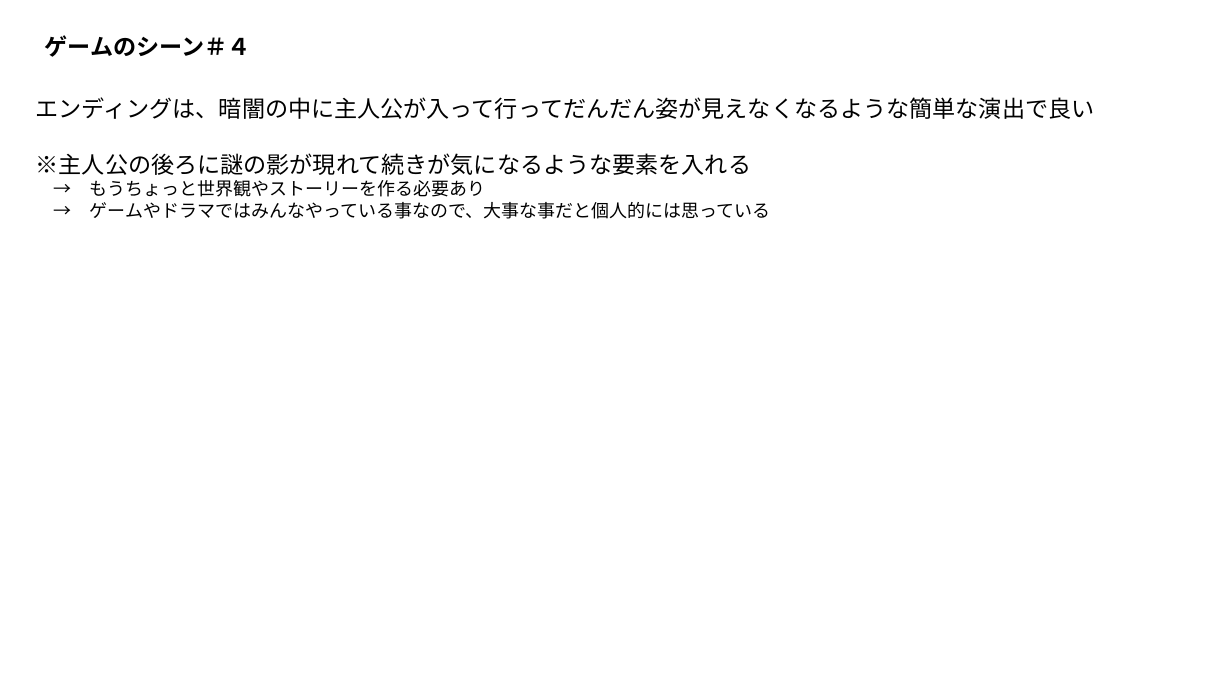
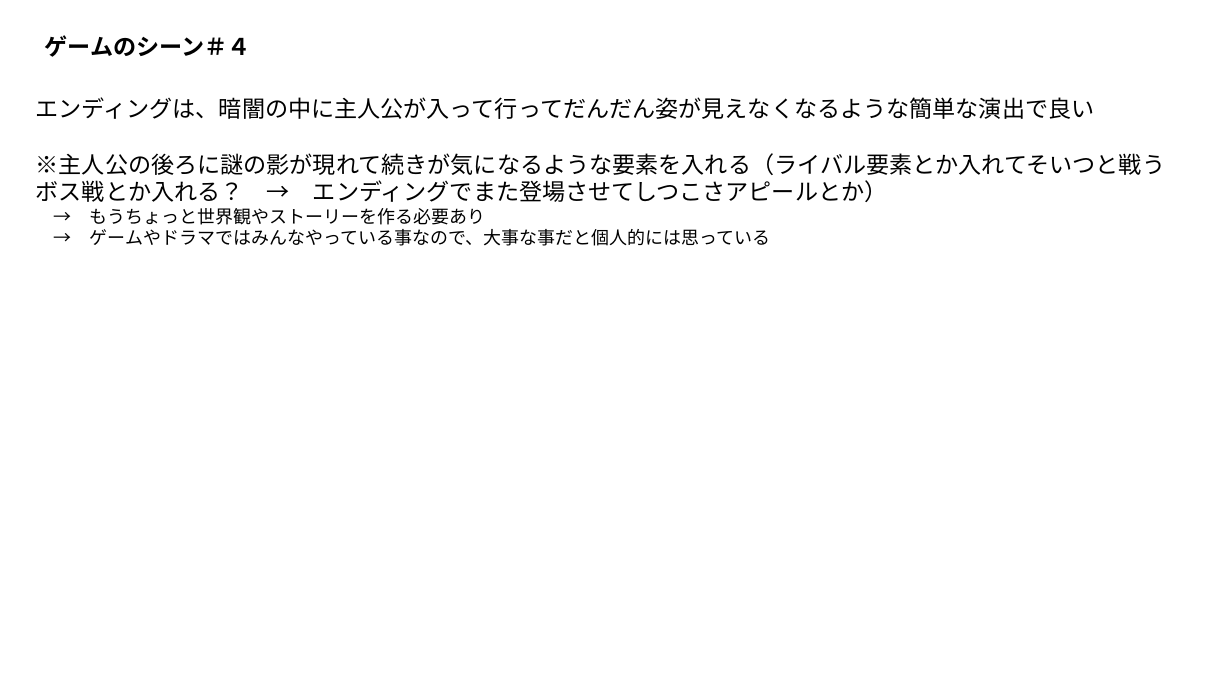
Before and after one commit to Wonchul-Jung88/Indie_Game_Challenge, a slide deck: slide 10 of Indie Game Challenge/Assets/Document/開発資料.pptx. Drawn at 1232x693 pixels with LibreOffice and Linux fonts; fonts in the diff are those of the drawing. Boxes give left, top, right and bottom in pixels: in the first picture for what was removed or moved away, otherwise in the second. Text is boxed around its words. In the diff, an @@ line names an element or a change of style, - is before the commit and + after.

```diff
--- a/Indie Game Challenge/Assets/Document/開発資料.pptx
+++ b/Indie Game Challenge/Assets/Document/開発資料.pptx
@@ text at [36, 153, 1165, 202]: text changed @@
-※主人公の後ろに謎の影が現れて続きが気になるような要素を入れる
+※主人公の後ろに謎の影が現れて続きが気になるような要素を入れる（ライバル要素とか入れてそいつと戦うボス戦とか入れる？ → エンディングでまた登場させてしつこさアピールとか）
```
Also in this commit, not shown: 17 other files.
